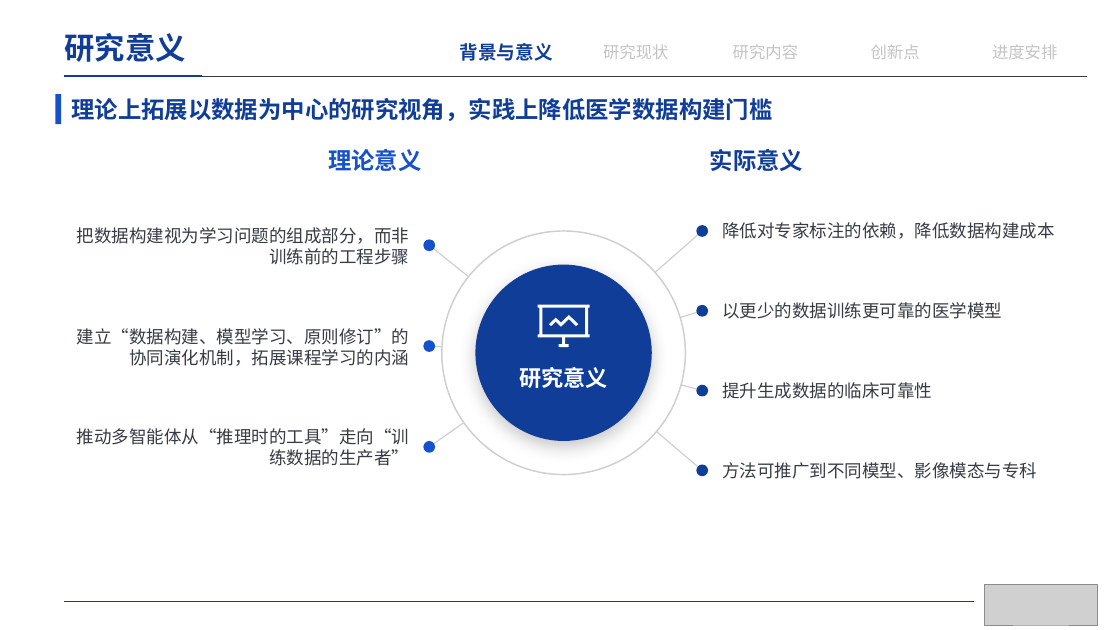
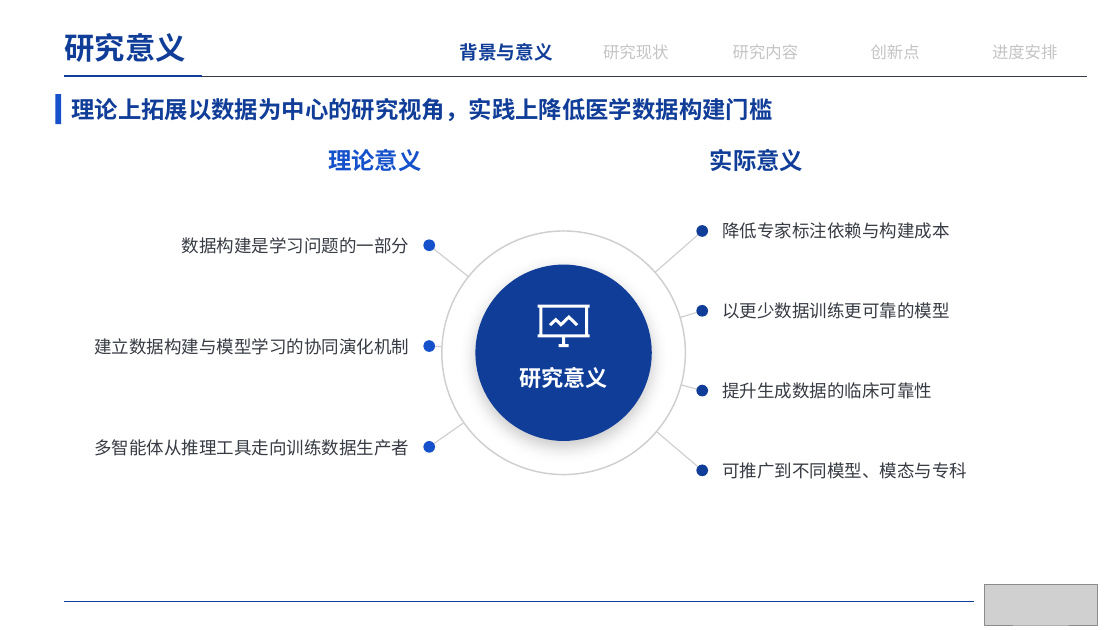
Before and after one commit to irving-2222/Graduation-Thesis, a slide deck: slide 7 of 开题答辩.pptx. Drawn at 1120x630 pixels with LibreOffice and Linux fonts; fonts in the diff are those of the drawing; grey boxes stand for pictures. Boxes give left, top, right and bottom in pixels: in the first picture for what was removed or moved away, otherwise in the second. Text is boxed around its words. In the diff, an @@ line names an element or a change of style, - is before the commit and + after.

```diff
--- a/开题答辩.pptx
+++ b/开题答辩.pptx
@@ text at box(182, 237, 409, 254): text changed @@
-把数据构建视为学习问题的组成部分，而非训练前的工程步骤
+数据构建是学习问题的一部分
@@ text at box(722, 222, 949, 239): text changed @@
-降低对专家标注的依赖，降低数据构建成本
+降低专家标注依赖与构建成本
@@ text at box(722, 302, 949, 319): text changed @@
-以更少的数据训练更可靠的医学模型
+以更少数据训练更可靠的模型
@@ text at box(94, 338, 409, 355): text changed @@
-建立“数据构建、模型学习、原则修订”的协同演化机制，拓展课程学习的内涵
+建立数据构建与模型学习的协同演化机制
@@ text at box(94, 439, 409, 456): text changed @@
-推动多智能体从“推理时的工具”走向“训练数据的生产者”
+多智能体从推理工具走向训练数据生产者
@@ text at box(722, 462, 967, 479): text changed @@
-方法可推广到不同模型、影像模态与专科
+可推广到不同模型、模态与专科
```
Also in this commit, not shown: 12 other slides changed, 1 other file.
